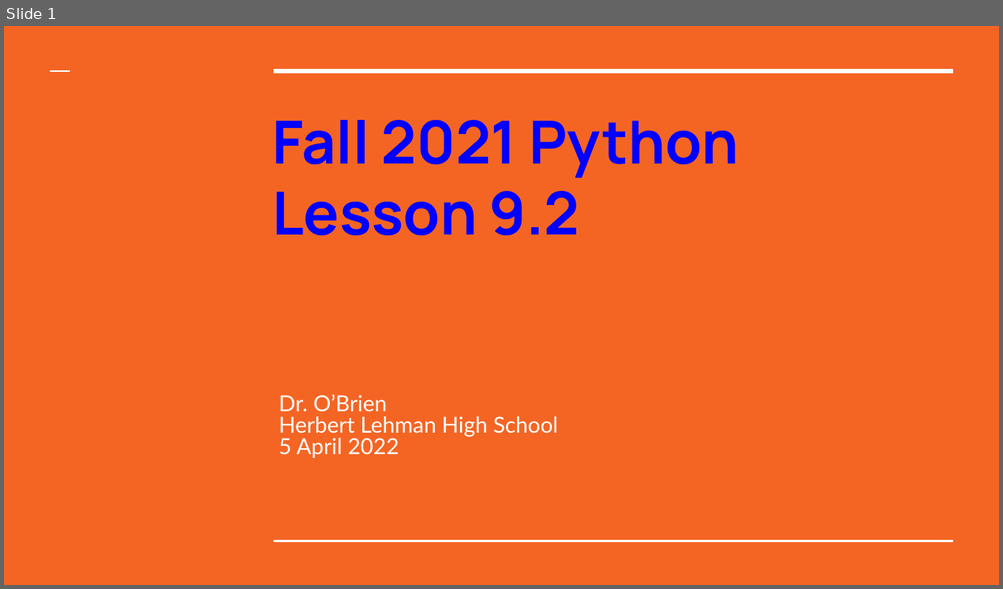
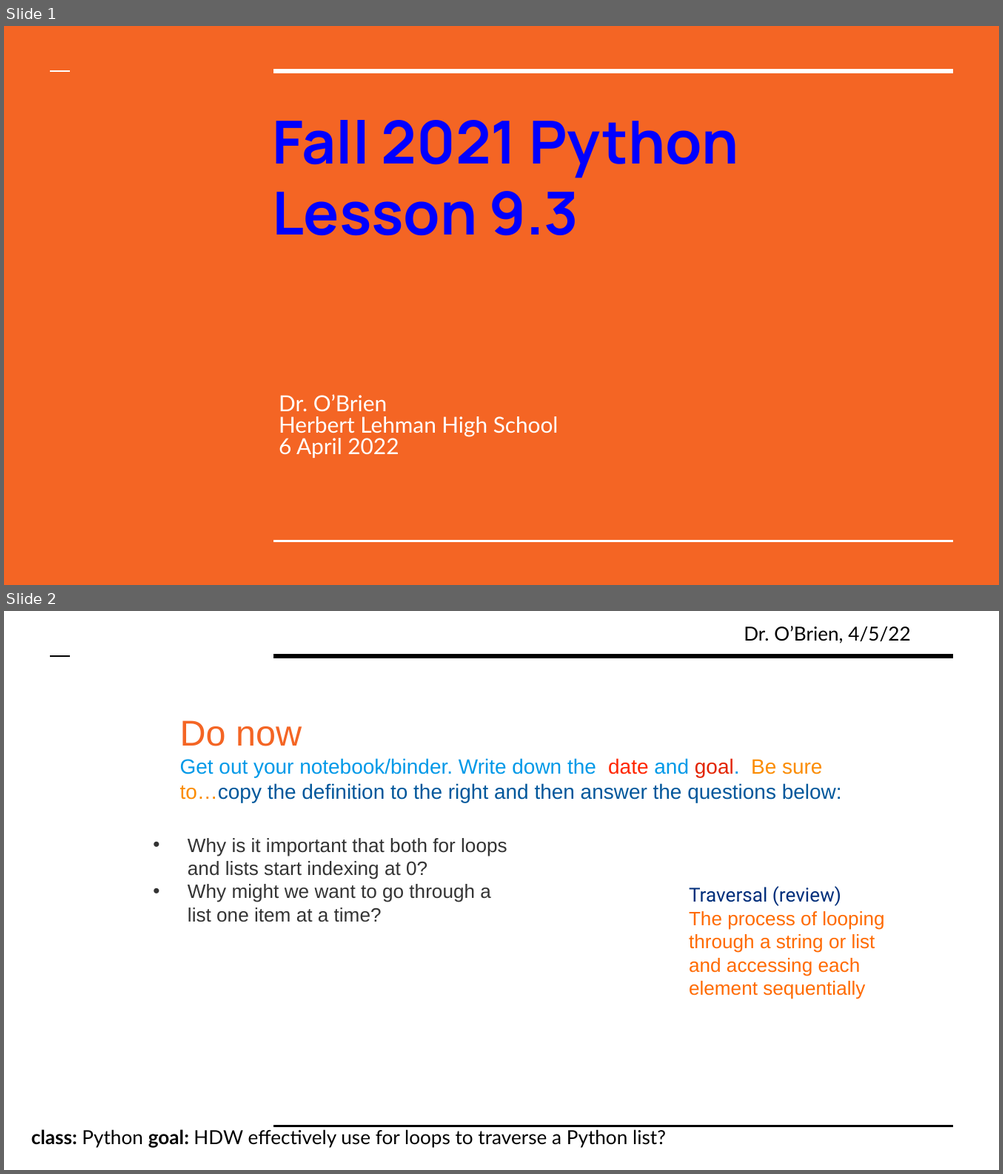
Before and after one commit to cobrien87/work, a slide deck: print/python2_9_02.pptx. Shown one above the other, each under a label of ours: slide 1 before the commit, slides 1 and 2 after it. The pictures are 1003x589 and 1003x1174 pixels, drawn with LibreOffice and Linux fonts; fonts in the diff are those of the drawing; background and template pictures are left out. Boxes give left, top, right and bottom in pixels: in the first picture for what was removed or moved away, otherwise in the second. Text is boxed around its words. In the diff, an @@ line names an element or a change of style, - is before the commit and + after.

```diff
--- a/print/python2_9_02.pptx
+++ b/print/python2_9_02.pptx
@@ slide 2 added at bbox=[4, 611, 999, 1170], background #FFFFFF @@
@@ text added at bbox=[743, 626, 910, 644], 14 pt, text #000000 @@
+Dr. O’Brien, 4/5/22
@@ line added from (51, 655) to (71, 655), #000000 1.5 pt @@
@@ line added from (273, 655) to (953, 655), #000000 3 pt @@
@@ text added at bbox=[180, 721, 842, 803], 15 pt, text #01579B @@
+Do now
+Get out your notebook/binder. Write down the date and goal. Be sure to…copy the definition to the right and then answer the questions below:
@@ text added at bbox=[188, 838, 507, 923], 14 pt, text #333333 @@
+• Why is it important that both for loops and lists start indexing at 0?
+• Why might we want to go through a list one item at a time?
@@ text added at bbox=[688, 886, 884, 999], 14 pt, text #FF6A00 @@
+Traversal (review)
+The process of looping through a string or list and accessing each element sequentially
@@ text added at bbox=[31, 1130, 666, 1148], 14 pt, text #000000 @@
+class: Python goal: HDW effectively use for loops to traverse a Python list?
@@ line added from (273, 1126) to (953, 1126), #000000 1.5 pt @@
@@ slide 1 changed as well @@
@@ title at bbox=[272, 191, 578, 236]: text changed @@
-Lesson 9.2
+Lesson 9.3
@@ subtitle at bbox=[279, 438, 398, 458]: text changed @@
-5 April 2022
+6 April 2022
```
Also in this commit, not shown: 4 other slides changed, 1 slide removed, 17 other files.
